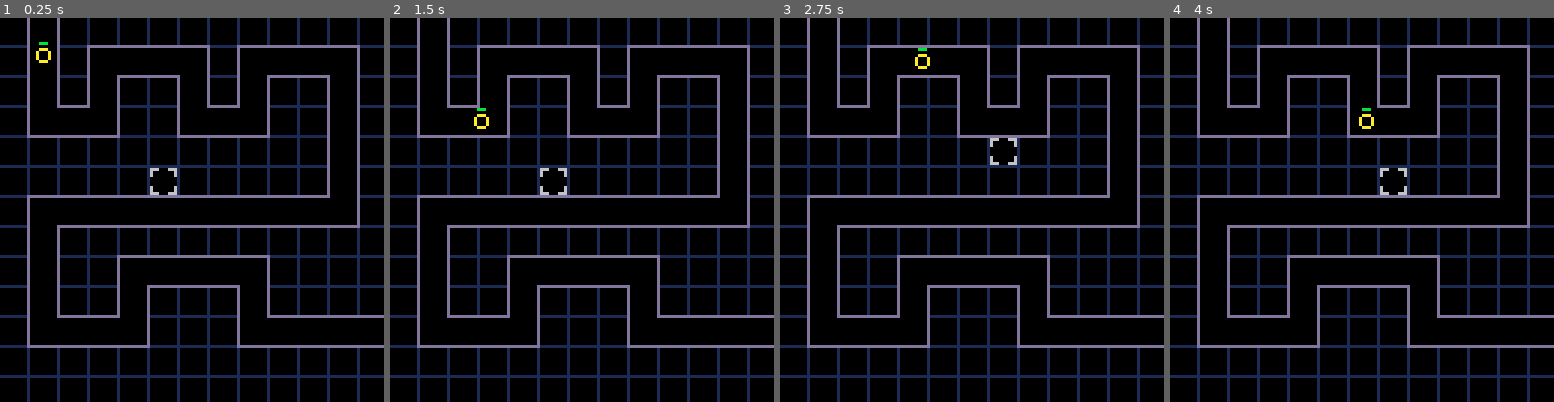
Above: before the commit, frames 1-4 (left to right).
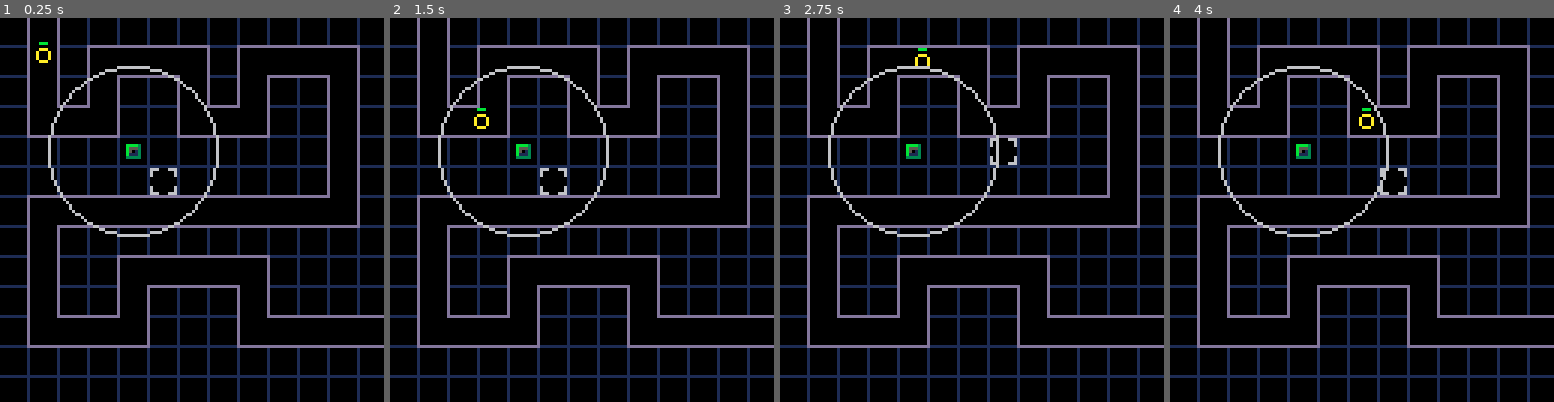
Above: after the commit, the same moments.

Repository: beardedsakimonkey/pixel_td.p8
Game: PICO-8 cartridge pixel_td.p8
Same seed, same stepped clock (60 frames per second), same inputs: the game is played once before the commit and once after it.
Inputs:
- Up to frame 1 (0.25 s): no input
- Up to frame 2 (1.5 s): tap X (X key) at 0.33, 1.07 s; tap O (Z key) at 0.7 s
- Up to frame 3 (2.75 s): hold Right 1.6-2.1 s; tap O (Z key) at 1.7, 2.1, 2.5 s; tap X (X key) at 1.85 s; hold Up 2.15-2.42 s; hold Right from 2.47 s (still down)
- Up to frame 4 (4 s): tap O (Z key) at 2.9, 3.3, 3.7 s; tap X (X key) at 2.97 s; release Right at 3.03 s; hold Left 3.08-3.58 s; hold Down 3.63-3.97 s

The runs differ from the first frame. In frame 1, 1.1% of the frame differs, in the area x 12-58%, y 12-58%; in frame 2, 1.1%; in frame 3, 1.1%; in frame 4, 1.1%.

Commit message:
reintroduce tower

Diff:
--- a/core.lua
+++ b/core.lua
@@ -81,33 +81,28 @@
 }
 
 enemies = {}
--- towers = {}
+towers = {}
 
 function make_enemy(x, y, dx, dy)
-    local e = {
+    add(enemies, {
         x=x, y=y,
         dx=dx, dy=dy,
         hp=3, max_hp=3,
         can_remove=false,
-    }
-    add(enemies, e)
-    return e
-end
-
--- function make_tower(type, x, y)
---     local twr = {
---         type = type,
---         -- x and y denote the center of the tower
---         x = x, y = y,
---         range = 28,
---         bullets = {},
---         -- controls when the turret can deal damage
---         cd = 0,
---         is_attacking = false,
---     }
---     add(towers, twr)
---     return twr
--- end
+    })
+end
+
+function make_tower(type, x, y)
+    add(towers, {
+        type=type,
+        x=x, y=y, -- grid coordinates
+        range=28,
+        -- bullets={},
+        -- controls when the turret can deal damage
+        -- cd=0,
+        -- is_attacking=false,
+    })
+end
 
 -- function make_bullet(x, y, enemy)
 --     local b = {
@@ -124,7 +119,7 @@
     init_path_points()
 
     make_enemy(path_points[1].x, path_points[1].y, 0, 1)
-    -- make_tower(0, 44, 44)
+    make_tower(1, 4, 4)
 end
 
 function line_contains_point(l1, l2, p)
@@ -380,16 +375,18 @@
         end
     end)
 
-    -- foreach(towers, function(twr)
-    --     -- Draw tower
-    --     spr(twr.type, twr.x-3, twr.y-3, 1, 1)
-    --     -- circ(twr.x, twr.y, twr.range, C.light_gray) -- range
-
-    --     -- Draw bullets
-    --     for b in all(twr.bullets) do
-    --         line(twr.x, twr.y, b.enemy.x, b.enemy.y, C.green)
-    --     end
-    -- end)
+    foreach(towers, function(t)
+        -- Draw tower
+        local tx = t.x*10
+        local ty = t.y*10
+        spr(t.type, tx, ty)
+        circ(tx+4, ty+4, t.range, C.light_gray) -- range
+
+        -- Draw bullets
+        -- for b in all(twr.bullets) do
+        --     line(twr.x, twr.y, b.enemy.x, b.enemy.y, C.green)
+        -- end
+    end)
 
     -- Debug
     color(C.red)
--- a/pixel_td.p8
+++ b/pixel_td.p8
@@ -4,16 +4,11 @@
 #include util.lua
 #include core.lua
 __gfx__
-bbbbbb30ffffff90eeeeee80cccccc10000000000000000000000000000000000000000000000000000000000000000000000000000000000000000000000000
-b5555530f4444490e5555580cddddd10000000000000000000000000000000000000000000000000000000000000000000000000000000000000000000000000
-b5000130f4000290e5000280cd000510000000000000000000000000000000000000000000000000000000000000000000000000000000000000000000000000
-b5050130f4040290e5050280cd0d0510000000000000000000000000000000000000000000000000000000000000000000000000000000000000000000000000
-b5000130f4000290e5000280cd000510000000000000000000000000000000000000000000000000000000000000000000000000000000000000000000000000
-b1111130f2222290e2222280c5555510000000000000000000000000000000000000000000000000000000000000000000000000000000000000000000000000
-33333330999999908888888011111110000000000000000000000000000000000000000000000000000000000000000000000000000000000000000000000000
 00000000000000000000000000000000000000000000000000000000000000000000000000000000000000000000000000000000000000000000000000000000
-bbbb3000ffff9000eeee8000cccc1000000000000000000000000000000000000000000000000000000000000000000000000000000000000000000000000000
-b5553000f4449000e5528000cddd1000000000000000000000000000000000000000000000000000000000000000000000000000000000000000000000000000
-b5013000f4029000e5028000cd051000000000000000000000000000000000000000000000000000000000000000000000000000000000000000000000000000
-b1113000f2229000e2228000c5551000000000000000000000000000000000000000000000000000000000000000000000000000000000000000000000000000
-33333000999990008888800011111000000000000000000000000000000000000000000000000000000000000000000000000000000000000000000000000000
+00000000000000000000000000000000000000000bbbbbb30ffffff90eeeeee80cccccc100000000000000000000000000000000000000000000000000000000
+0000000000bbbb3000ffff9000eeee8000cccc100b5555530f4444490e5555580cddddd100000000000000000000000000000000000000000000000000000000
+0000000000b5553000f4449000e5528000cddd100b5000130f4000290e5000280cd0005100000000000000000000000000000000000000000000000000000000
+0000000000b5013000f4029000e5028000cd05100b5050130f4040290e5050280cd0d05100000000000000000000000000000000000000000000000000000000
+0000000000b1113000f2229000e2228000c555100b5000130f4000290e5000280cd0005100000000000000000000000000000000000000000000000000000000
+00000000003333300099999000888880001111100b1111130f2222290e2222280c55555100000000000000000000000000000000000000000000000000000000
+00000000000000000000000000000000000000000333333309999999088888880111111100000000000000000000000000000000000000000000000000000000
